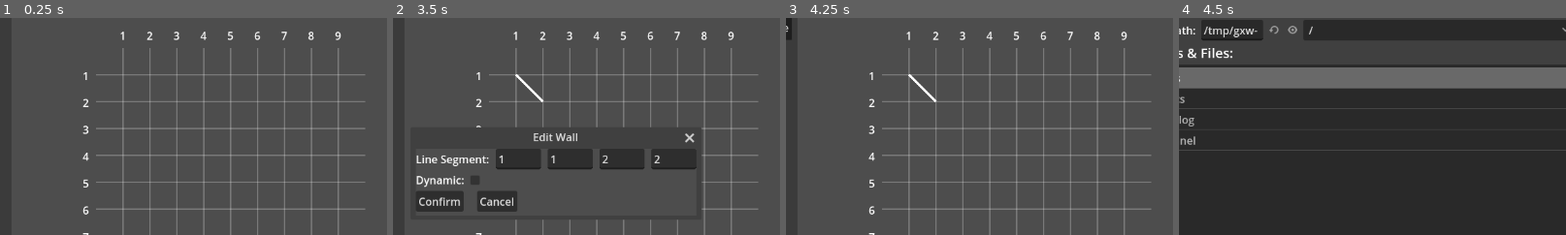
Above: before the commit, frames 1-4 (left to right).
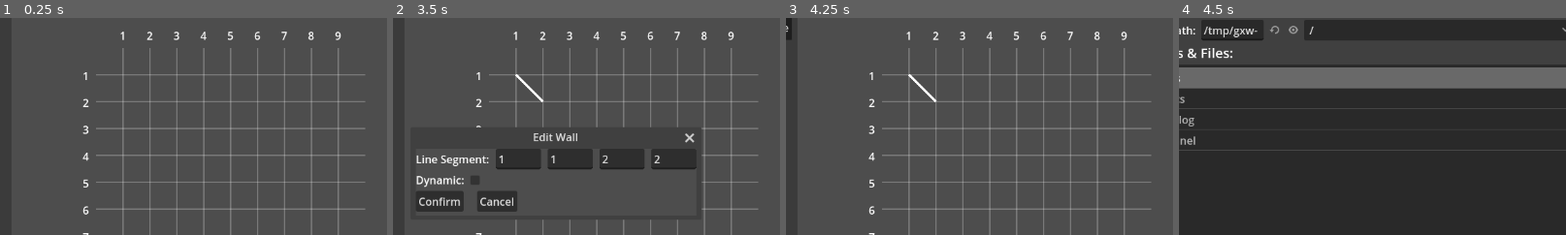
Above: after the commit, the same moments.

Repository: 7Limes/factory-minigame-editor
Game: Godot game, scene res://root.tscn
Two runs of this game, one before a commit and one after it. Both use one fixed random seed, a clock stepped at 60 frames per second and the inputs below.
Inputs:
- Up to frame 1 (0.25 s): no input
- Up to frame 2 (3.5 s): click "New Wall" at 0.5 s; click "New Wall" at 1.25 s; click "Confirm" at 2 s; click "New Wall" at 2.75 s
- Up to frame 3 (4.25 s): click "Confirm" at 3.5 s
- Up to frame 4 (4.5 s): click "Load Level" at 4.25 s
The pictures show only the part of the screen within x 29-79%, y 12-62%; the shares and areas given below are measured in that part.

Frames 1-3 are identical in both runs. In frame 4, 0.1% of the frame differs, in the area x 23-35%, y 3-8%.

Commit message:
Make WallContainerBox unique

Diff:
--- a/root.gd
+++ b/root.gd
@@ -2,7 +2,8 @@
 
 
 @onready var wall_drawer = $WallDrawer
-@onready var wall_container_box = $WallsPanel/ScrollContainer/WallContainerBox
+@onready var wall_container_box = %WallContainerBox
+
 
 # Whether the user is creating a new wall, or modifying an existing one
 enum WallEditType {
--- a/root.tscn
+++ b/root.tscn
@@ -64,6 +64,7 @@
 layout_mode = 2
 
 [node name="WallContainerBox" type="BoxContainer" parent="WallsPanel/ScrollContainer"]
+unique_name_in_owner = true
 layout_mode = 2
 vertical = true
 script = ExtResource("3_10dl3")
